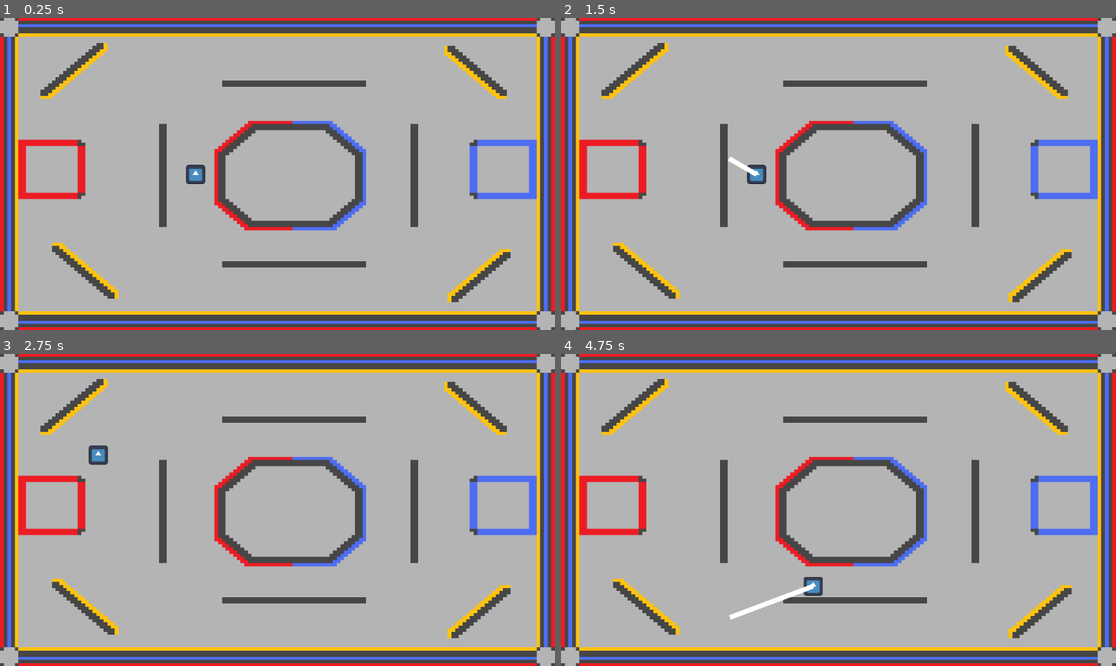
Above: before the commit, frames 1-4 (two rows, left to right).
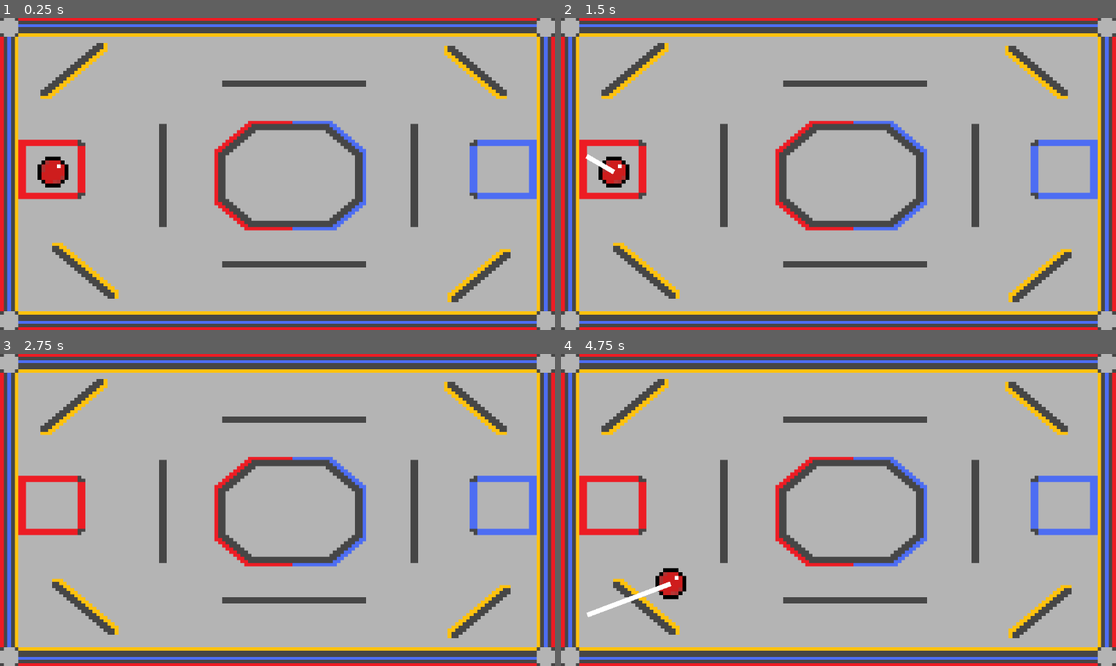
Above: after the commit, the same moments.

Repository: Dffrffcrc/Hackclub-Haven
Game: Godot game, scene res://node_2d.tscn
Same seed, same stepped clock (60 frames per second), same inputs: the game is played once before the commit and once after it. The engine's default icon, where the game draws it, is replaced by a stand-in: a white triangle on a blue panel in a dark square.
Inputs (mouse positions are in pixels of both pictures, inside the frame that each line leads up to):
- Up to frame 1 (0.25 s): no input
- Up to frame 2 (1.5 s): tap Enter at 0.5 s; move the mouse to (960, 158) at 0.52 s; click (960, 158) at 0.67 s; tap Space at 1.25 s; drag from (727, 189) to (810, 236) at 1.27 s
- Up to frame 3 (2.75 s): move the mouse to (333, 441) at 2.02 s; click (333, 441) at 2.17 s
- Up to frame 4 (4.75 s): drag from (810, 572) to (672, 463) at 2.77 s; move the mouse to (1005, 556) at 3.52 s; click (1005, 556) at 3.67 s; drag from (672, 463) to (755, 432) at 4.27 s

The runs differ from the first frame. In frame 1, 0.7% of the frame differs, in the area x 6-38%, y 44-55%; in frame 2, 0.8%; in frame 3, 0.2%; in frame 4, 1.1%, in the area x 4-48%, y 68-86%.

Commit message:
updated sprite

Diff:
--- a/node_2d.tscn
+++ b/node_2d.tscn
@@ -2,7 +2,7 @@
 
 [ext_resource type="Texture2D" uid="uid://dokdtk2vv2n2u" path="res://pixil-frame-0.png" id="1_1pvmu"]
 [ext_resource type="Script" path="res://player_2.gd" id="1_kwgtl"]
-[ext_resource type="Texture2D" uid="uid://10cbe32ttwm" path="res://icon.svg" id="3_1aaeq"]
+[ext_resource type="Texture2D" uid="uid://nlkrc73k2ld2" path="res://rainbowballs.png" id="3_tu2t4"]
 
 [sub_resource type="RectangleShape2D" id="RectangleShape2D_y073v"]
 size = Vector2(576, 324)
@@ -39,6 +39,7 @@
 debug_color = Color(1, 1, 1, 1)
 
 [node name="Player2" type="RigidBody2D" parent="."]
+position = Vector2(110, 320)
 input_pickable = true
 mass = 10.0
 physics_material_override = SubResource("PhysicsMaterial_xx3rc")
@@ -47,14 +48,13 @@
 script = ExtResource("1_kwgtl")
 
 [node name="CollisionShape2D" type="CollisionShape2D" parent="Player2"]
-position = Vector2(406, 325)
 scale = Vector2(2, 2)
 shape = SubResource("CircleShape2D_cc7gq")
 debug_color = Color(1, 1, 1, 1)
 
 [node name="Sprite2D" type="Sprite2D" parent="Player2"]
-position = Vector2(406, 325)
-scale = Vector2(0.30664, 0.30664)
-texture = ExtResource("3_1aaeq")
+texture_filter = 1
+scale = Vector2(8, 8)
+texture = ExtResource("3_tu2t4")
 
 [node name="AimArrow" type="Line2D" parent="Player2"]
Binary file added: rainbowballs.png
Not shown, added: rainbowballs.png.import
